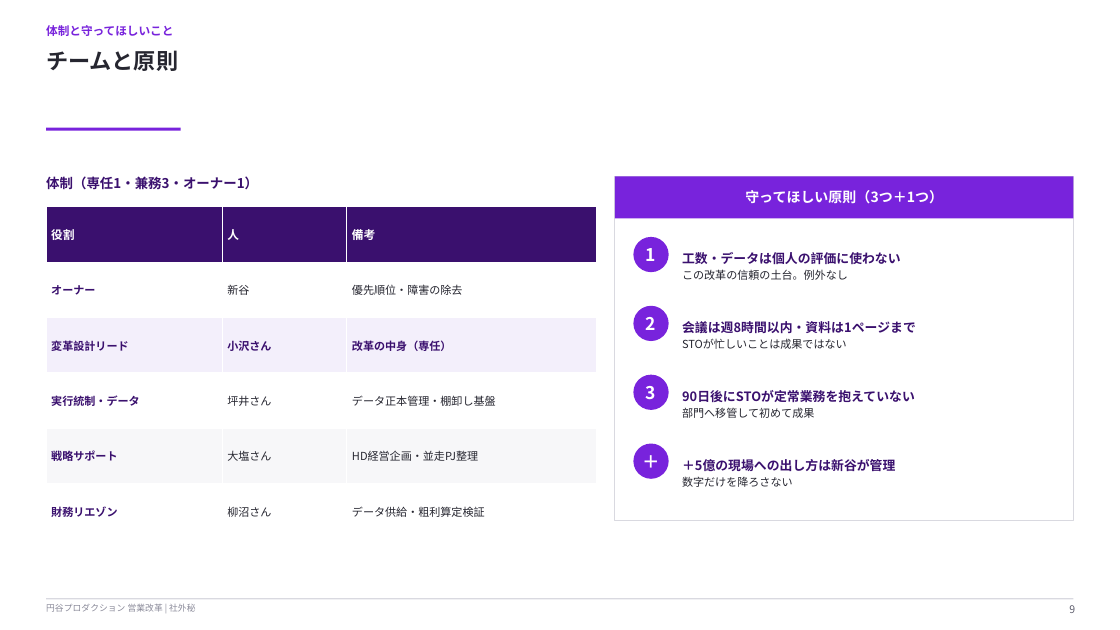
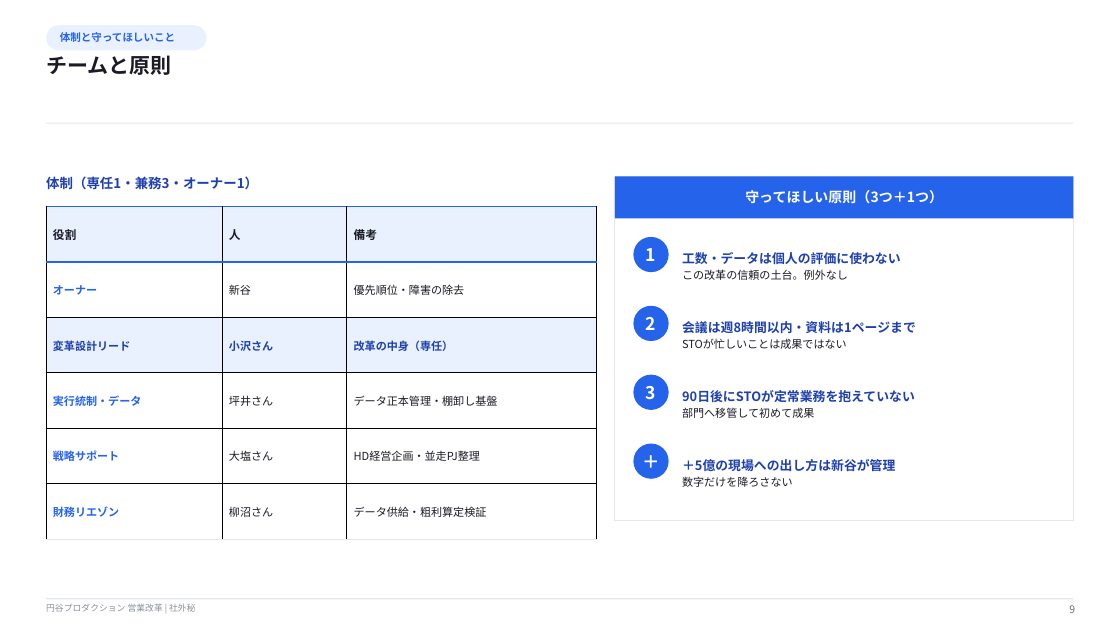
Before and after one commit to hayatoshintani-spe/kessho-lens, a slide deck: slide 9 of docs/営業改革_小沢さん着任ブリーフ.pptx. Drawn at 1120x630 pixels with LibreOffice and Linux fonts; fonts in the diff are those of the drawing. Boxes give left, top, right and bottom in pixels: in the first picture for what was removed or moved away, otherwise in the second. Text is boxed around its words. In the diff, an @@ line names an element or a change of style, - is before the commit and + after.

```diff
--- a/docs/営業改革_小沢さん着任ブリーフ.pptx
+++ b/docs/営業改革_小沢さん着任ブリーフ.pptx
@@ rounded rectangle "体制と守ってほしいこと": place and size @@
-rounded rectangle "体制と守ってほしいこと" at bbox=[46, 25, 173, 36]
+rounded rectangle "体制と守ってほしいこと" at bbox=[46, 25, 207, 50]
@@ rounded rectangle "体制と守ってほしいこと" at bbox=[46, 25, 207, 50]: size 10 to 9 pt, text colour #7823DC to #2563EB; less space between paragraphs; vertical alignment top to middle; fill none to #EAF1FE @@
@@ text "チームと原則" at bbox=[46, 55, 171, 75]: size 19 to 18 pt, text colour #262630 to #1B1B26 @@
@@ rectangle removed at bbox=[46, 128, 181, 131] @@
@@ rectangle added at bbox=[46, 123, 1074, 124], fill #E5E7EB @@
@@ text "体制（専任1・兼務3・オーナー1）" at bbox=[46, 176, 258, 190]: text colour #3A106E to #1E40AF @@
@@ rectangle at bbox=[615, 176, 1074, 521]: outline #D9D9E0 0.75 pt to #E5E7EB 0.75 pt @@
@@ table at bbox=[46, 207, 597, 539] @@
@@ fill #3A106E to #EAF1FE in row 1 @@
@@ fill #F3EFFB to #EAF1FE in row 3 @@
@@ fill #F7F7F9 to #FFFFFF in row 5 @@
@@ text colour #FFFFFF to #1B1B26 in "役割", "人", "備考" @@
@@ text colour #3A106E to #2563EB in "オーナー", "実行統制・データ", "戦略サポート", "財務リエゾン" @@
@@ text colour #262630 to #1B1B26 in "新谷", "優先順位・障害の除去", "坪井さん", "データ正本管理・棚卸し基盤" and 4 more places @@
@@ text colour #3A106E to #1E40AF in "変革設計リード", "小沢さん", "改革の中身（専任）" @@
@@ borders changed @@
@@ text "工数・データは個人の評価に使わない" at bbox=[682, 252, 901, 264]: text colour #3A106E to #1E40AF in "工数・データは個人の評価に使わない"; text colour #262630 to #1B1B26 in "この改革の信頼の土台。例外なし" @@
@@ text "会議は週8時間以内・資料は1ページまで" at bbox=[682, 321, 916, 349]: text colour #3A106E to #1E40AF in "会議は週8時間以内・資料は1ページまで"; text colour #262630 to #1B1B26 in "STOが忙しいことは成果ではない" @@
@@ text "90日後にSTOが定常業務を抱えていない" at bbox=[682, 390, 915, 418]: text colour #3A106E to #1E40AF in "90日後にSTOが定常業務を抱えていない"; text colour #262630 to #1B1B26 in "部門へ移管して初めて成果" @@
@@ fill #7823DC to #2563EB in 5 elements at bbox=[634, 237, 669, 272], bbox=[634, 306, 669, 341], bbox=[634, 375, 669, 410], bbox=[615, 176, 1074, 218], bbox=[634, 444, 669, 479] @@
@@ text "＋5億の現場への出し方は新谷が管理" at bbox=[682, 459, 895, 487]: text colour #3A106E to #1E40AF in "＋5億の現場への出し方は新谷が管理"; text colour #262630 to #1B1B26 in "数字だけを降ろさない" @@
@@ text "9" at bbox=[1069, 605, 1075, 613]: text colour #5F5F6E to #6B7280 @@
```
Also in this commit, not shown: 9 other slides changed, 7 other files.
